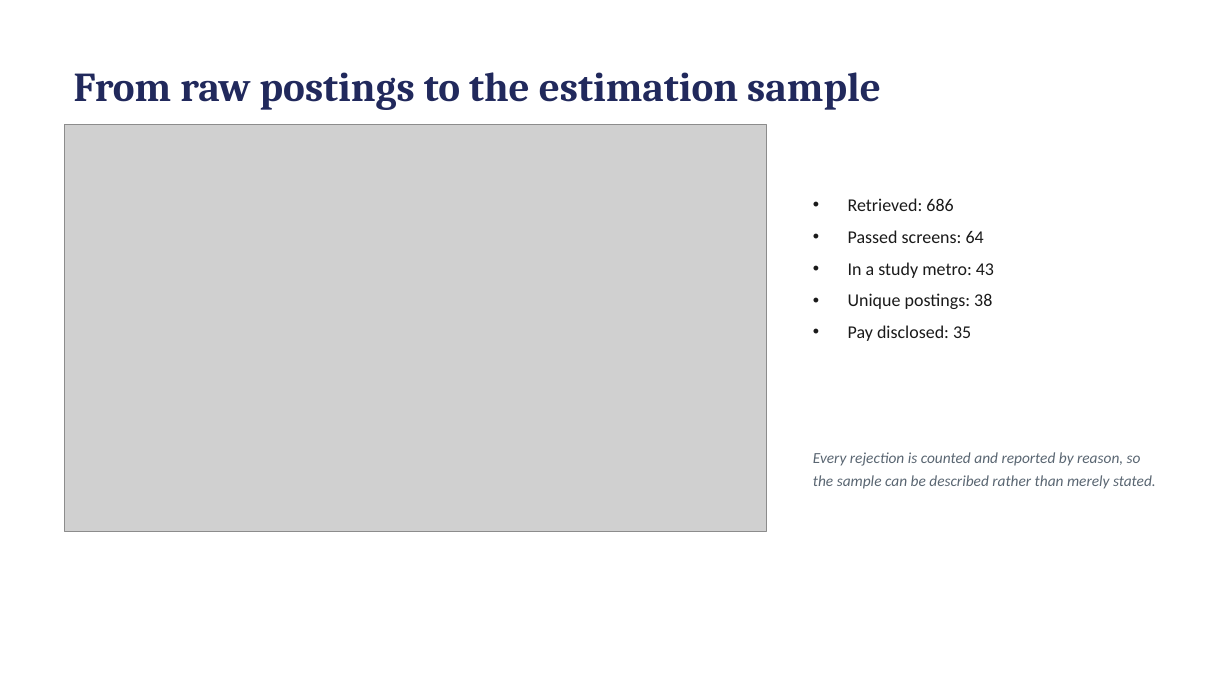
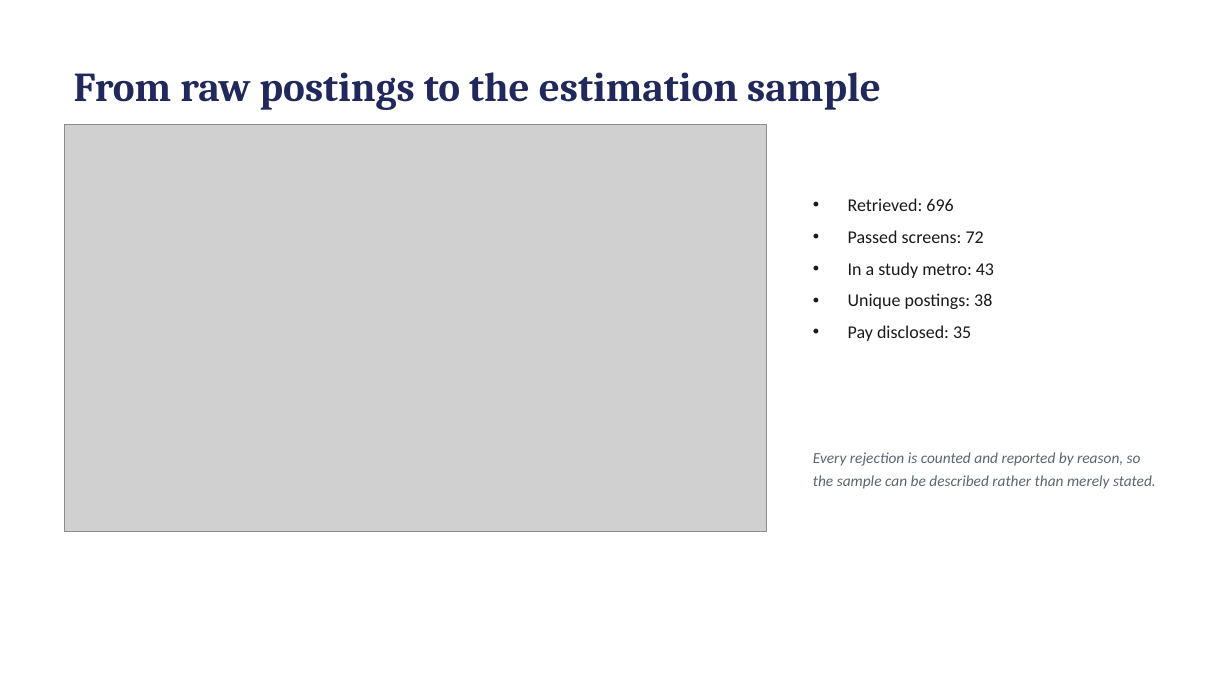
Before and after one commit to hendeal-cyber/Modern-Labor-Market-Data-Submission, a slide deck: slide 5 of paper/presentation.pptx. Drawn at 1232x693 pixels with LibreOffice and Linux fonts; fonts in the diff are those of the drawing; grey boxes stand for pictures. Boxes give left, top, right and bottom in pixels: in the first picture for what was removed or moved away, otherwise in the second. Text is boxed around its words. In the diff, an @@ line names an element or a change of style, - is before the commit and + after.

```diff
--- a/paper/presentation.pptx
+++ b/paper/presentation.pptx
@@ text at bbox=[848, 198, 984, 243]: text changed @@
-• Retrieved: 686
-• Passed screens: 64
+• Retrieved: 696
+• Passed screens: 72
```
Also in this commit, not shown: 2 other files.
